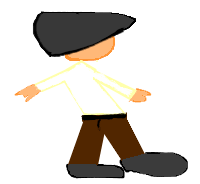
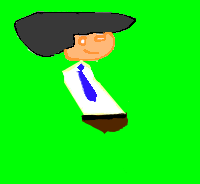
Layer changes from the first (200, 184) image to the second:
hid "backwards" over [14, 11, 188, 179]
showed "characterbelow", painted on it over [14, 11, 188, 179]
showed "Background" over [0, 0, 200, 184]
